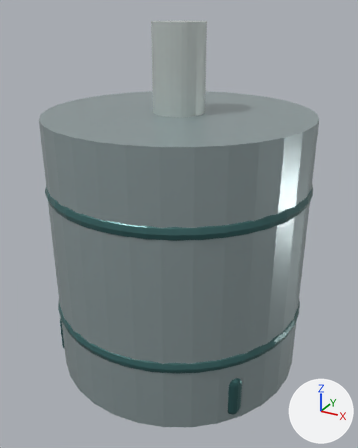
Renders of the Blender file assets/blender-source/generator.blend from each side of a commit.
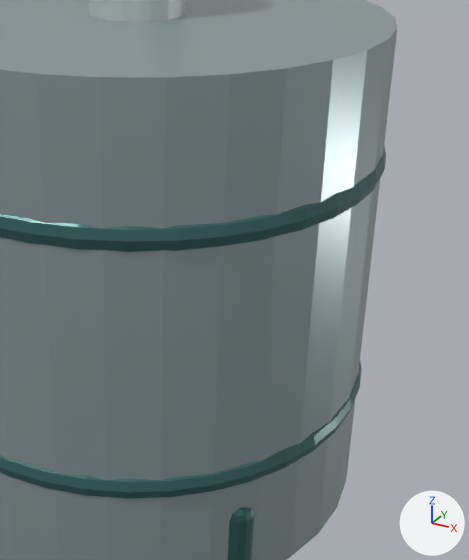
Old and new are each drawn whole from a camera (50 mm lens) standing at (0.603, -1.097, 0.932) and looking at (0.011, -0.02, 0.394) and again close up on the part from 29% to 100% of the width and 24% to 91% of the height. The axes (+X, +Y, +Z) are drawn at lower right. The lights are the same throughout. The first two pictures are the older version.

Objects in the first close-up: 'Generator_Casing', 'Motor_Foot', 'Motor_Rib', 'Motor_Rib.001', 'Motor_Shaft'.
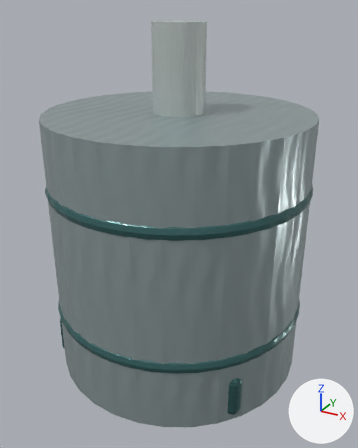
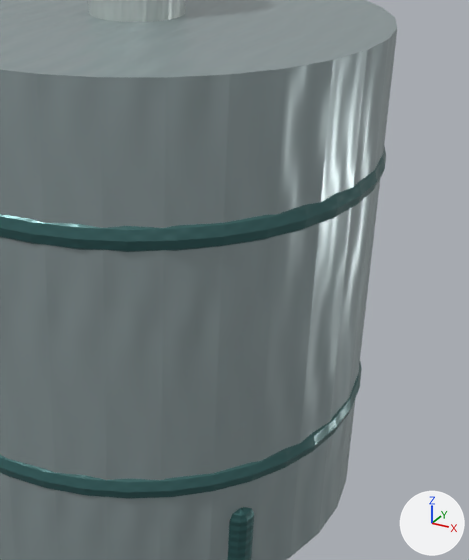
The change, as a diff of the scene's bpy script:
```diff
--- a/assets/blender-source/generator.blend.py
+++ b/assets/blender-source/generator.blend.py
@@ img_pl_generator_casing_mat_roughness @@
+img_pl_generator_casing_mat_roughness = load_image('PL_Generator_Casing_mat_Roughness', '_unpacked/PL_Generator_Casing_mat_Roughness', 128, 128, 'Non-Color')
@@ img_pl_generator_casing_mat_basecolor @@
+img_pl_generator_casing_mat_basecolor = load_image('PL_Generator_Casing_mat_BaseColor', '_unpacked/PL_Generator_Casing_mat_BaseColor', 128, 128, 'sRGB')
@@ img_pl_generator_casing_mat_normal @@
+img_pl_generator_casing_mat_normal = load_image('PL_Generator_Casing_mat_Normal', '_unpacked/PL_Generator_Casing_mat_Normal', 128, 128, 'Non-Color')
@@ mat_pl_generator_casing_mat @@
 mat_pl_generator_casing_mat = bpy.data.materials.new('PL_Generator_Casing_mat')
-# nodes: BsdfPrincipled, OutputMaterial
-# colours: grey #a0afb1
+# nodes: BsdfPrincipled, NormalMap, OutputMaterial, TexImage x3
+# uses the picture img_pl_generator_casing_mat_basecolor
+# uses the picture img_pl_generator_casing_mat_normal
+# uses the picture img_pl_generator_casing_mat_roughness
```

What differs and where, as boxes (x1, y1, x2, y2) in the close-ups (469 x 560 px):
'Generator_Casing', surface changed
    both: (0, 19, 380, 512)
